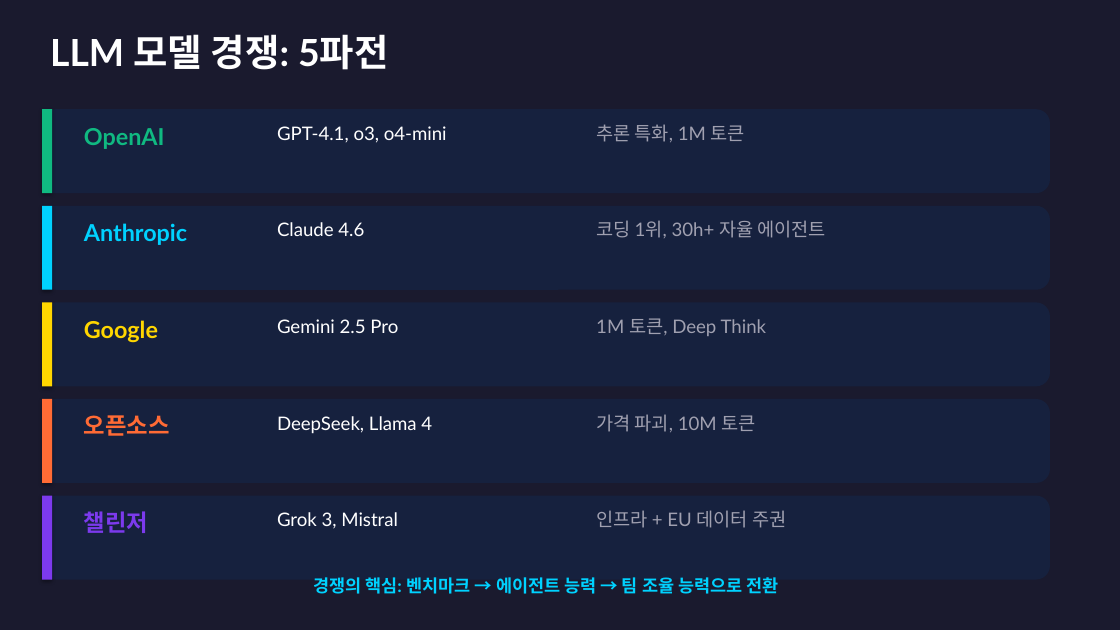
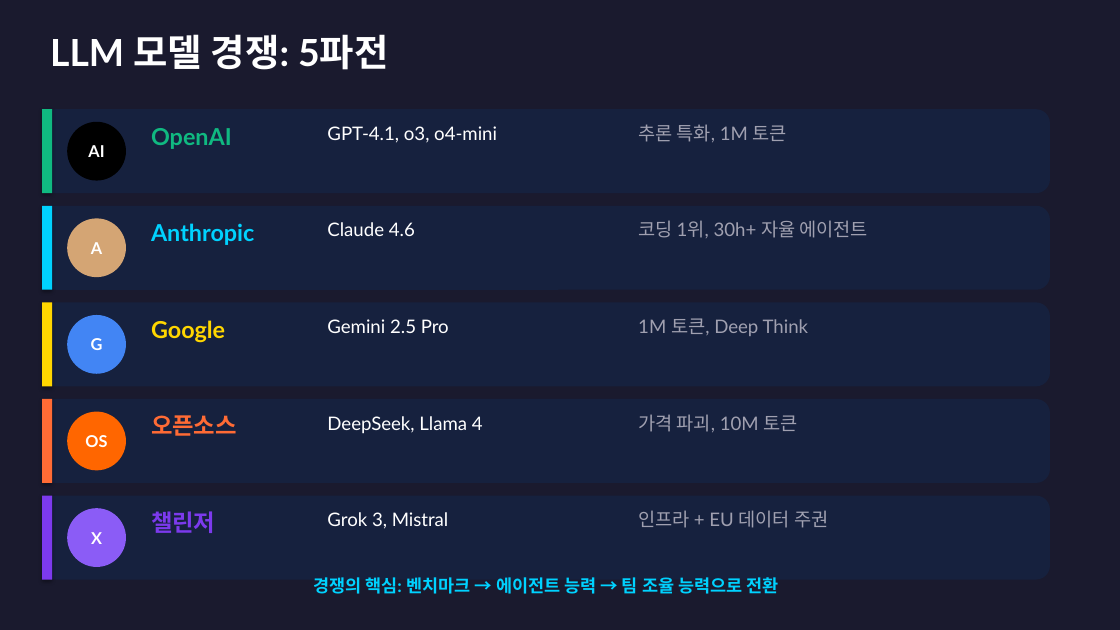
Before and after one commit to givethedog/ppt-maker, a slide deck: slide 5 of AI_트렌드_2025-2026.pptx. Drawn at 1120x630 pixels with LibreOffice and Linux fonts; fonts in the diff are those of the drawing. Boxes give left, top, right and bottom in pixels: in the first picture for what was removed or moved away, otherwise in the second. Text is boxed around its words. In the diff, an @@ line names an element or a change of style, - is before the commit and + after.

```diff
--- a/AI_트렌드_2025-2026.pptx
+++ b/AI_트렌드_2025-2026.pptx
@@ text "추론 특화, 1M 토큰": place and size @@
-text "추론 특화, 1M 토큰" at box(596, 124, 745, 142)
+text "추론 특화, 1M 토큰" at box(638, 124, 787, 142)
@@ ellipse added at box(67, 122, 126, 181), fill #000000, 14 pt, text #FFFFFF, bold @@
+AI
@@ ellipse added at box(67, 218, 126, 277), fill #D4A574, 14 pt, text #FFFFFF, bold @@
+A
@@ text "코딩 1위, 30h+ 자율 에이전트": place and size @@
-text "코딩 1위, 30h+ 자율 에이전트" at box(596, 220, 827, 238)
+text "코딩 1위, 30h+ 자율 에이전트" at box(638, 220, 869, 238)
@@ ellipse added at box(67, 315, 126, 374), fill #4285F4, 14 pt, text #FFFFFF, bold @@
+G
@@ text "1M 토큰, Deep Think": place and size @@
-text "1M 토큰, Deep Think" at box(596, 318, 767, 336)
+text "1M 토큰, Deep Think" at box(638, 318, 809, 336)
@@ ellipse added at box(67, 412, 126, 471), fill #FF6600, 14 pt, text #FFFFFF, bold @@
+OS
@@ text "가격 파괴, 10M 토큰": place and size @@
-text "가격 파괴, 10M 토큰" at box(596, 414, 756, 432)
+text "가격 파괴, 10M 토큰" at box(638, 414, 798, 432)
@@ ellipse added at box(67, 508, 126, 567), fill #8B5CF6, 14 pt, text #FFFFFF, bold @@
+X
@@ 5 texts: place and size @@
-5 texts at box(84, 128, 187, 533)
+5 texts at box(151, 128, 254, 533)
@@ 5 texts: place and size @@
-5 texts at box(277, 126, 447, 529)
+5 texts at box(327, 126, 497, 529)
@@ text "인프라 + EU 데이터 주권": place and size @@
-text "인프라 + EU 데이터 주권" at box(596, 510, 786, 528)
+text "인프라 + EU 데이터 주권" at box(638, 510, 828, 528)
```
Also in this commit, not shown: 3 other slides changed, 2 slides added, 1 slide removed, 2 other files.
